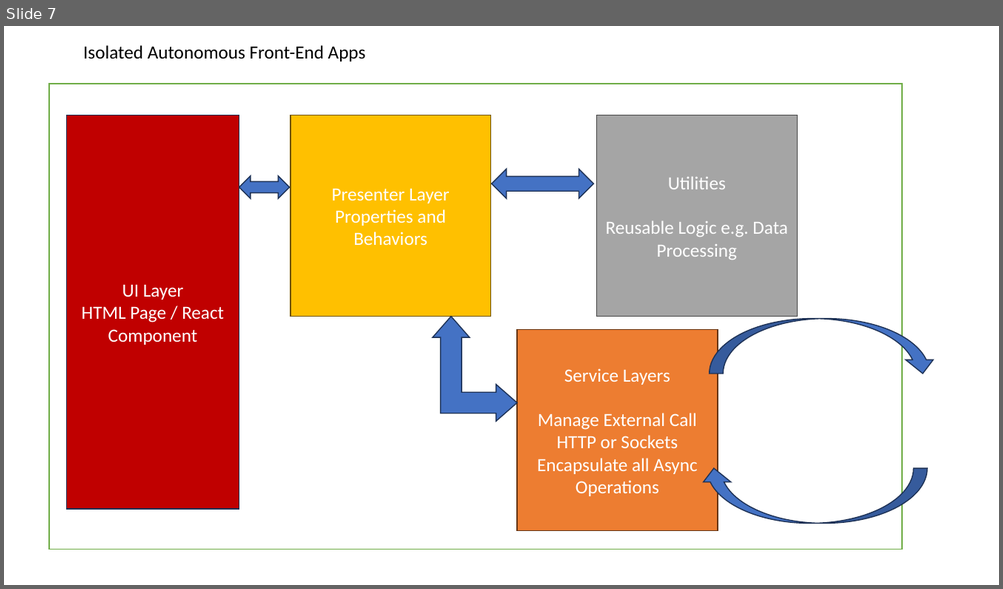
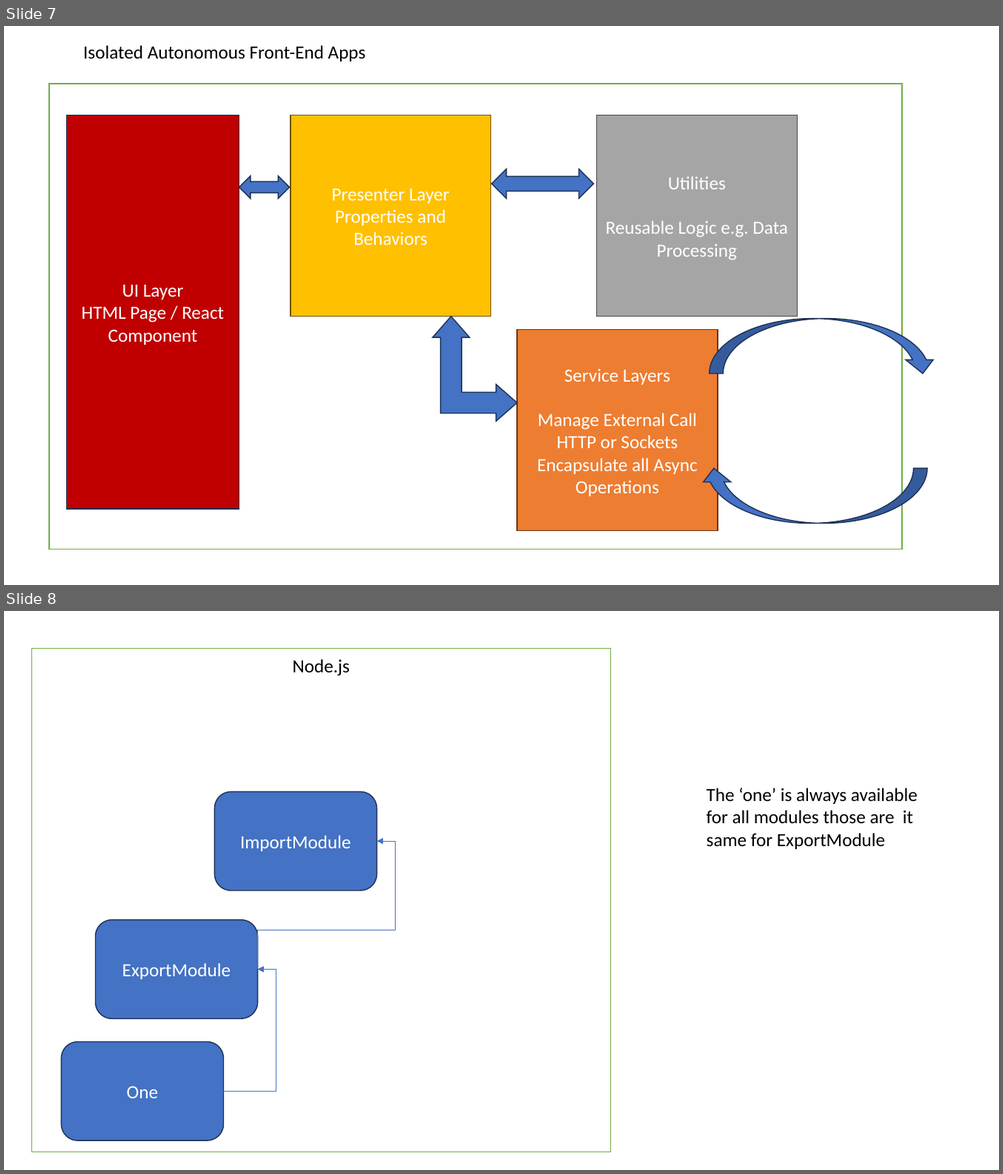
Before and after one commit to maheshsabnis/tscapita, a slide deck: TRaining_Im agesa.pptx. Shown one above the other, each under a label of ours: slide 7 before the commit, slides 7 and 8 after it. The pictures are 1003x589 and 1003x1174 pixels, drawn with LibreOffice and Linux fonts; fonts in the diff are those of the drawing. Boxes give left, top, right and bottom in pixels: in the first picture for what was removed or moved away, otherwise in the second. Text is boxed around its words. In the diff, an @@ line names an element or a change of style, - is before the commit and + after.

```diff
--- a/TRaining_Im agesa.pptx
+++ b/TRaining_Im agesa.pptx
@@ slide 8 added at (x1=4, y1=611, x2=999, y2=1170), background #FFFFFF @@
@@ rectangle added at (x1=31, y1=648, x2=611, y2=1153), fill #FFFFFF, outline #70AD47 1 pt, 18 pt, text #000000 @@
+Node.js
@@ text added at (x1=706, y1=788, x2=917, y2=849), 18 pt, text #000000 @@
+The ‘one’ is always available for all modules those are it same for ExportModule
@@ rounded rectangle added at (x1=214, y1=792, x2=376, y2=891), fill #4472C4, outline #1E3256 1 pt, 18 pt, text #FFFFFF @@
+ImportModule
@@ elbow arrow added from (258, 970) to (377, 842), #4472C4 0.5 pt @@
@@ rounded rectangle added at (x1=95, y1=920, x2=257, y2=1019), fill #4472C4, outline #1E3256 1 pt, 18 pt, text #FFFFFF @@
+ExportModule
@@ elbow arrow added from (223, 1091) to (258, 970), #4472C4 0.5 pt @@
@@ rounded rectangle added at (x1=62, y1=1042, x2=223, y2=1142), fill #4472C4, outline #1E3256 1 pt, 18 pt, text #FFFFFF @@
+One
```
Also in this commit, not shown: 5 other slides added, 29 other files.
